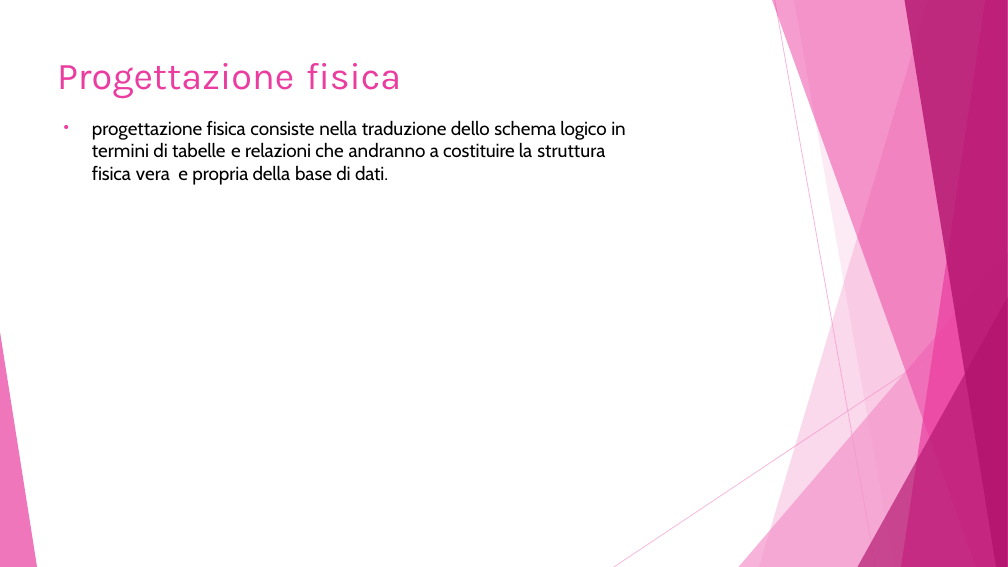
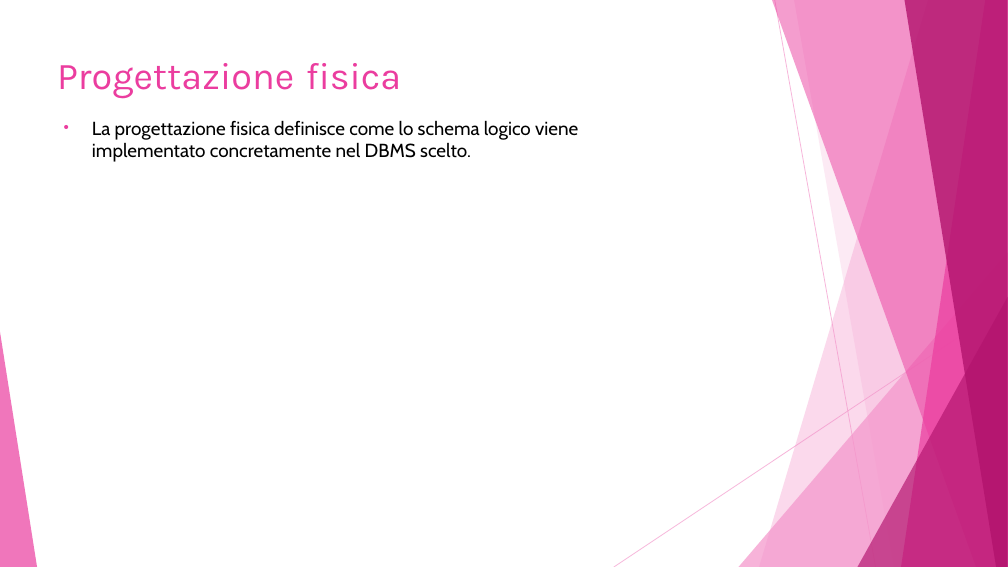
Before and after one commit to Damiana-Arangio/database-biblioteca, a slide deck: slide 12 of docs/presentazione.pptx (slide 13 before the commit). Drawn at 1008x567 pixels with LibreOffice and Linux fonts; fonts in the diff are those of the drawing. Boxes give left, top, right and bottom in pixels: in the first picture for what was removed or moved away, otherwise in the second. Text is boxed around its words. In the diff, an @@ line names an element or a change of style, - is before the commit and + after.

```diff
--- a/docs/presentazione.pptx
+++ b/docs/presentazione.pptx
@@ text at <box>92,120,578,162</box>: text changed @@
-• progettazione fisica consiste nella traduzione dello schema logico in termini di tabelle e relazioni che andranno a costituire la struttura fisica vera e propria della base di dati.
+• La progettazione fisica definisce come lo schema logico viene implementato concretamente nel DBMS scelto.
```
Also in this commit, not shown: 9 other slides changed, 1 slide removed.
